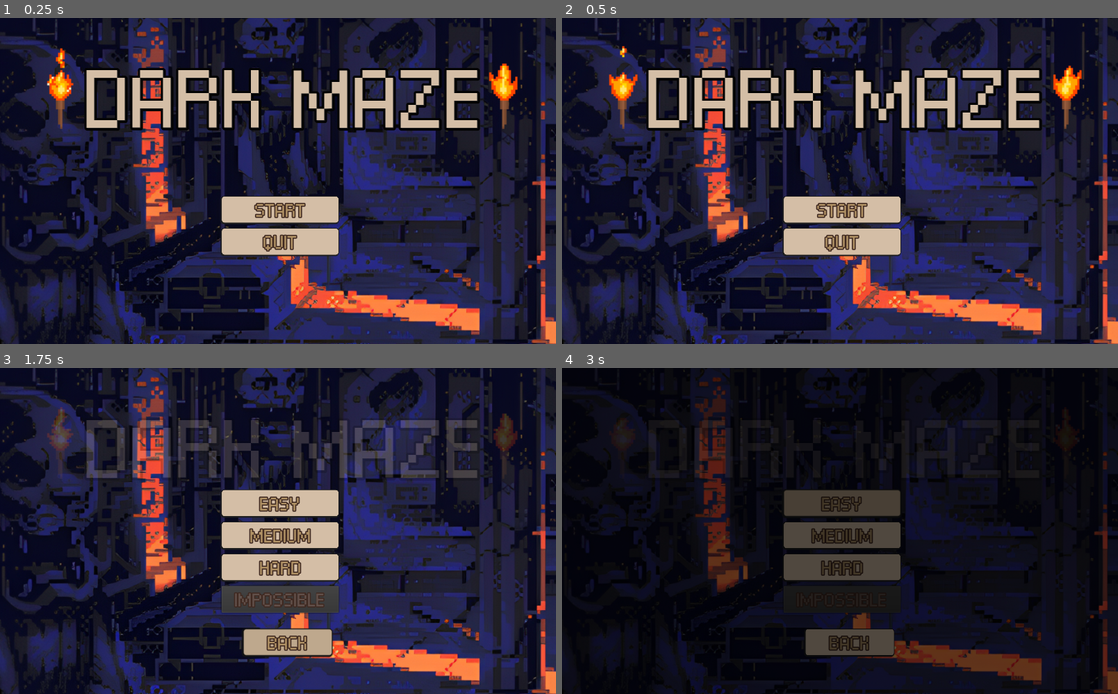
Above: before the commit, frames 1-4 (two rows, left to right).
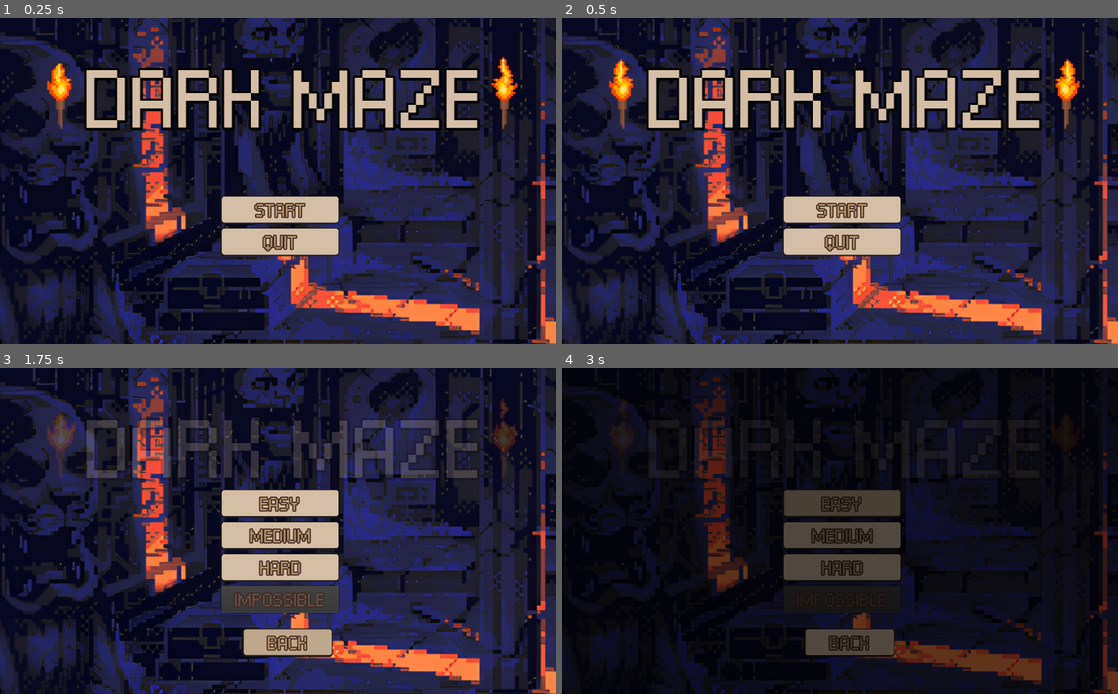
Above: after the commit, the same moments.

Repository: lucasOlivio/DarkMaze
Game: Godot game, scene res://scenes/Menus/menu.tscn
Same seed, same stepped clock (60 frames per second), same inputs: the game is played once before the commit and once after it. Sound files missing from this copy of the repository are replaced by a short silence.
Inputs:
- Up to frame 1 (0.25 s): no input
- Up to frame 2 (0.5 s): no input
- Up to frame 3 (1.75 s): click "Start" at 0.5 s; click "CONTINUE" at 1.25 s
- Up to frame 4 (3 s): click "Easy" at 2 s; click "Easy" at 2.75 s

The runs differ from the first frame. In frame 1, 0.4% of the frame differs, in the area x 8-94%, y 9-24%; in frame 2, 0.5%, in the area x 8-94%, y 8-24%; in frame 3, 0.3%; in frame 4, less than 0.1%.

Commit message:
feat: Build and release workflow

Diff:
--- a/DarkMaze/scenes/Menus/menu.tscn
+++ b/DarkMaze/scenes/Menus/menu.tscn
@@ -91,7 +91,7 @@
 position = Vector2( 112, 128 )
 scale = Vector2( 2, 2 )
 frames = SubResource( 2 )
-frame = 6
+frame = 2
 playing = true
 
 [node name="Torch2" type="AnimatedSprite" parent="."]
@@ -99,7 +99,7 @@
 scale = Vector2( 2, 2 )
 frames = SubResource( 2 )
 animation = "default invertido"
-frame = 6
+frame = 2
 playing = true
 flip_h = true
 
Not shown, added: .github/workflows/build-release.yml
Not shown, changed: .gitignore
Not shown, added: Builds/.gitkeep
Not shown, changed: Builds/Dark Maze.pck
